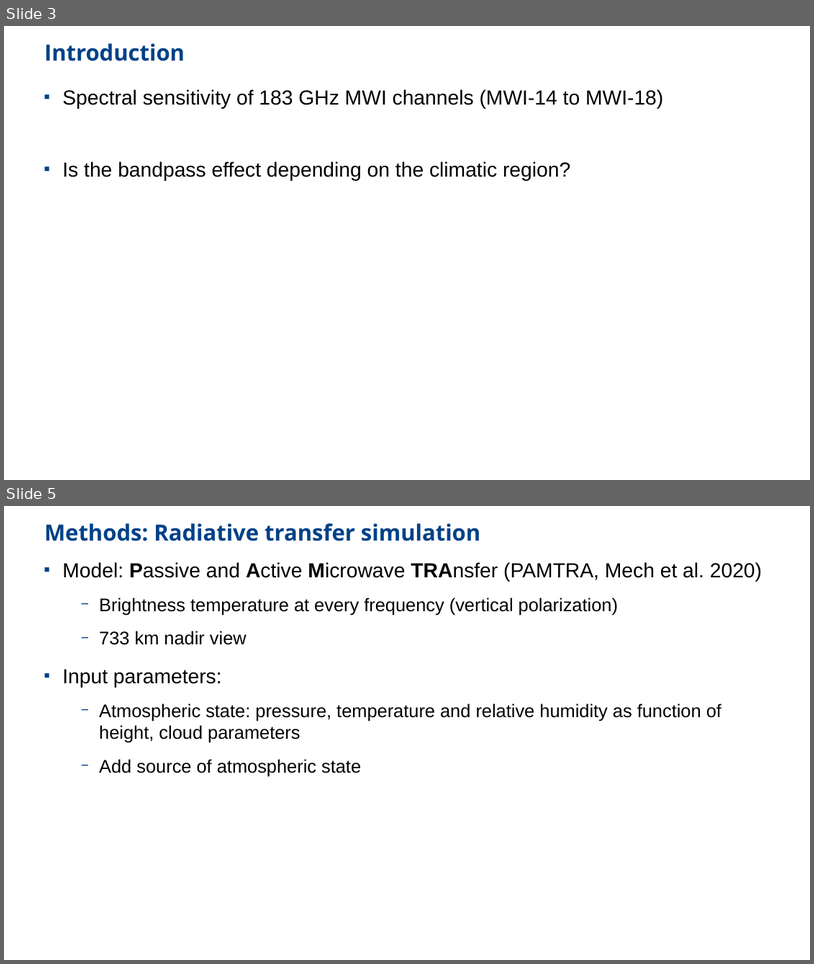
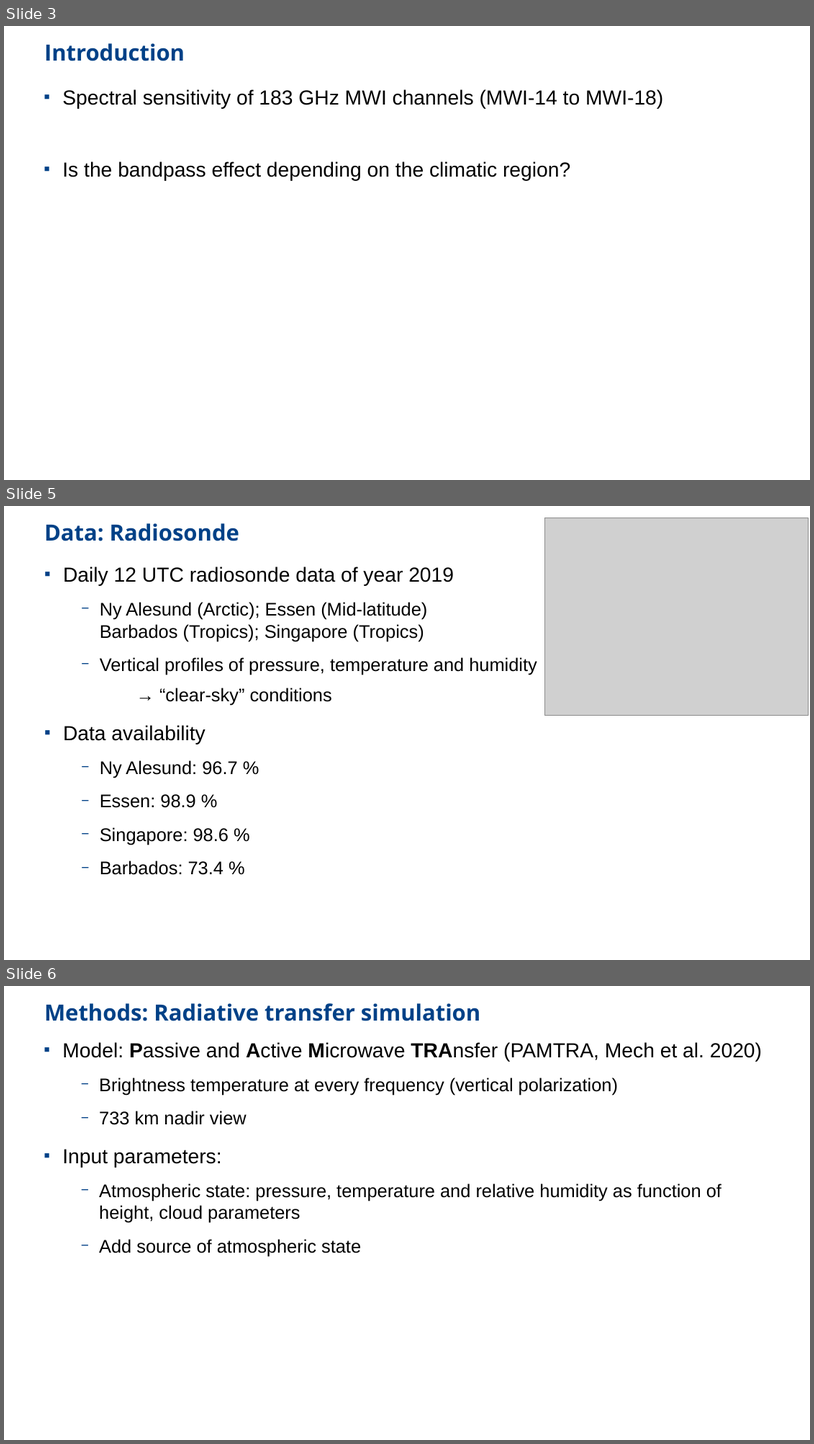
Before and after one commit to nrisse/mwi-srf183, a slide deck: bandpass_presentation.odp. Shown one above the other, each under a label of ours: slides 3 and 5 before the commit, slides 3, 5 and 6 after it; the slides between them are not shown. The pictures are 814x964 and 814x1444 pixels, drawn with LibreOffice and Linux fonts; fonts in the diff are those of the drawing; grey boxes stand for pictures. Boxes give left, top, right and bottom in pixels: in the first picture for what was removed or moved away, otherwise in the second. Text is boxed around its words. In the diff, an @@ line names an element or a change of style, - is before the commit and + after.

```diff
--- a/bandpass_presentation.odp
+++ b/bandpass_presentation.odp
@@ slide 5 added at (4,506,810,960), background #FFFFFF @@
@@ title added at (44,523,239,541), 22 pt, text #004187, bold @@
+Data: Radiosonde
@@ picture added at (545,518,809,716) @@
@@ text added at (63,566,538,875), 18 pt, text #000000 @@
+■ Daily 12 UTC radiosonde data of year 2019
+  − Ny Alesund (Arctic); Essen (Mid-latitude)
+    Barbados (Tropics); Singapore (Tropics)
+  − Vertical profiles of pressure, temperature and humidity
+    → “clear-sky” conditions
+■ Data availability
+  − Ny Alesund: 96.7 %
+  − Essen: 98.9 %
+  − Singapore: 98.6 %
+  − Barbados: 73.4 %
@@ what was slide 5 is now slide 6 @@
```
Also in this commit, not shown: 1 slide changed, 14 other slides added, 1 slide removed, 6 other files.
